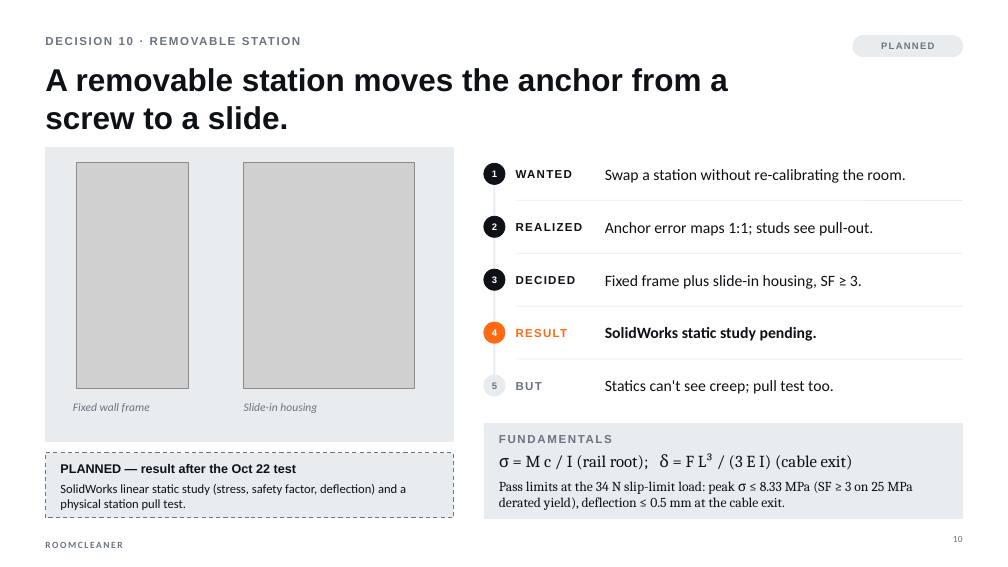
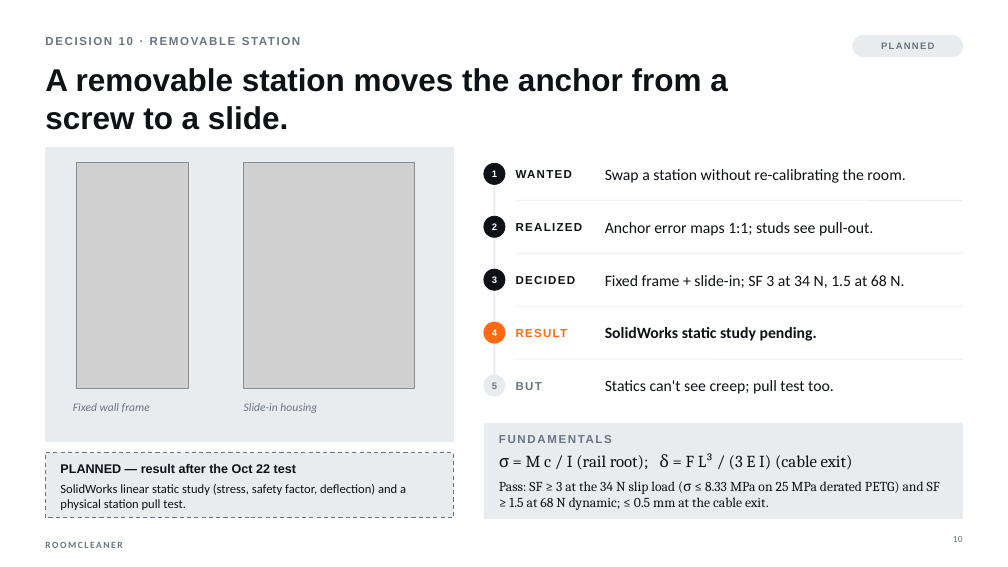
Before and after one commit to Jaspario1199/RoomCleaner, a slide deck: slide 10 of docs/presentation/deck/RoomCleaner_SpaceX_draft.pptx. Drawn at 1008x567 pixels with LibreOffice and Linux fonts; fonts in the diff are those of the drawing; grey boxes stand for pictures. Boxes give left, top, right and bottom in pixels: in the first picture for what was removed or moved away, otherwise in the second. Text is boxed around its words. In the diff, an @@ line names an element or a change of style, - is before the commit and + after.

```diff
--- a/docs/presentation/deck/RoomCleaner_SpaceX_draft.pptx
+++ b/docs/presentation/deck/RoomCleaner_SpaceX_draft.pptx
@@ text at [605,275,904,288]: text changed @@
-Fixed frame plus slide-in housing, SF ≥ 3.
+Fixed frame + slide-in; SF 3 at 34 N, 1.5 at 68 N.
@@ text at [499,481,940,510]: text changed @@
-Pass limits at the 34 N slip-limit load: peak σ ≤ 8.33 MPa (SF ≥ 3 on 25 MPa derated yield), deflection ≤ 0.5 mm at the cable exit.
+Pass: SF ≥ 3 at the 34 N slip load (σ ≤ 8.33 MPa on 25 MPa derated PETG) and SF ≥ 1.5 at 68 N dynamic; ≤ 0.5 mm at the cable exit.
```
Also in this commit, not shown: 1 other slide changed, 2 other files.
